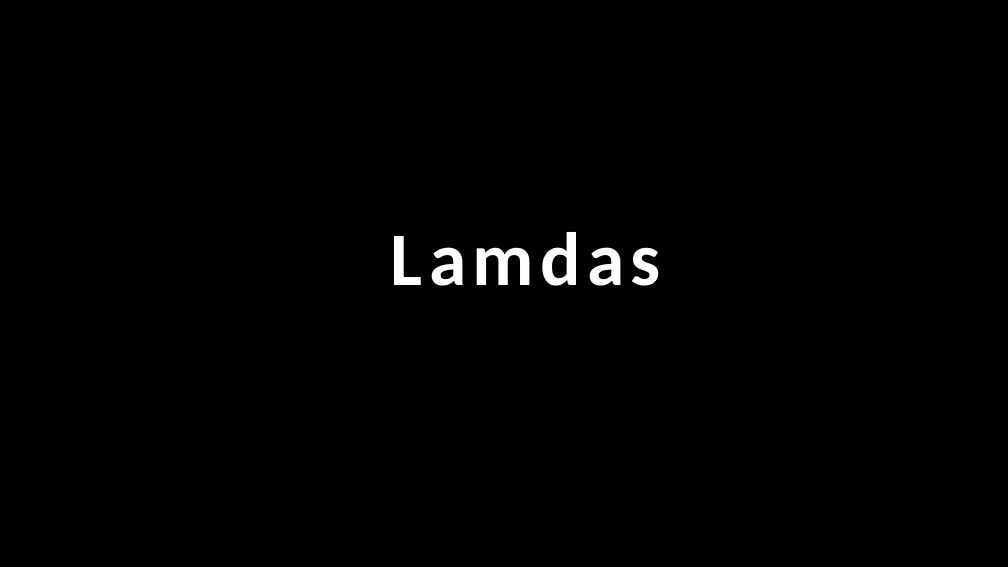
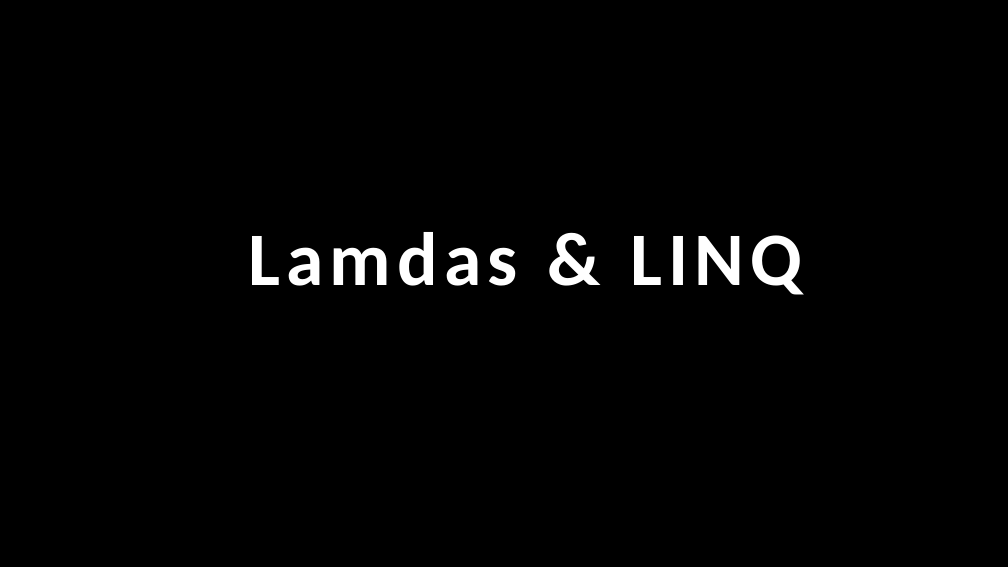
Before and after one commit to ianrkent/learncsharp, a slide deck: slide 49 of lessons/fundamentals/presentations/Learning CSharp.pptx. Drawn at 1008x567 pixels with LibreOffice and Linux fonts; fonts in the diff are those of the drawing. Boxes give left, top, right and bottom in pixels: in the first picture for what was removed or moved away, otherwise in the second. Text is boxed around its words. In the diff, an @@ line names an element or a change of style, - is before the commit and + after.

```diff
--- a/lessons/fundamentals/presentations/Learning CSharp.pptx
+++ b/lessons/fundamentals/presentations/Learning CSharp.pptx
@@ title at (x1=248, y1=232, x2=802, y2=295): text changed @@
-Lamdas
+Lamdas & LINQ
```
Also in this commit, not shown: 3 other slides changed, 1 slide removed, 9 other files.
